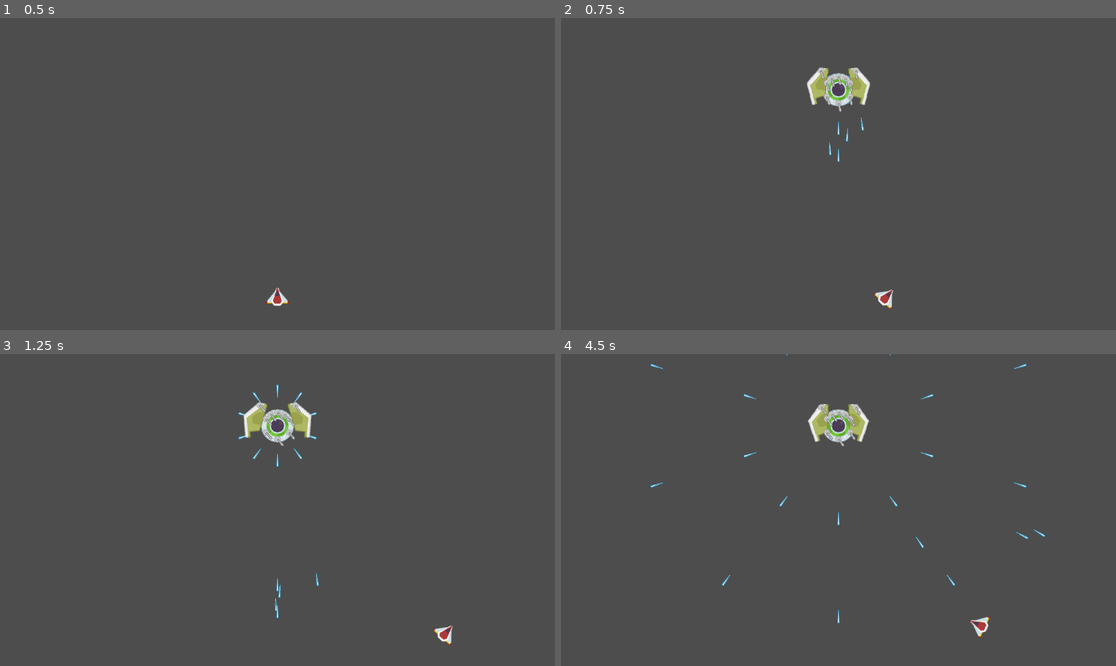
Above: before the commit, frames 1-4 (two rows, left to right).
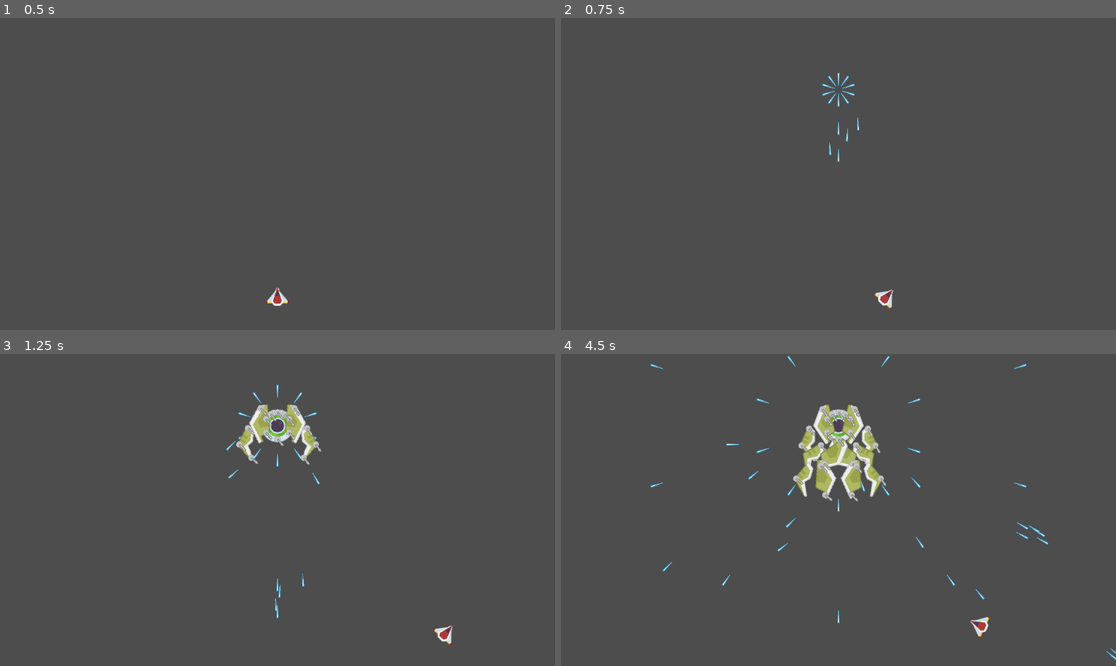
Above: after the commit, the same moments.

Repository: Noxalus/GMTK-2024
Game: Godot game, scene res://scenes/game.tscn
Two runs of this game, one before a commit and one after it. Both use one fixed random seed, a clock stepped at 60 frames per second and the inputs below.
Inputs (mouse positions are in pixels of both pictures, inside the frame that each line leads up to):
- Up to frame 1 (0.5 s): no input
- Up to frame 2 (0.75 s): tap Enter at 0.5 s; move the mouse to (960, 158) at 0.52 s; hold D (move_right) from 0.53 s (still down); tap Page Up (next_boss, bound only after the commit) at 0.6 s
- Up to frame 3 (1.25 s): keep holding D (move_right)
- Up to frame 4 (4.5 s): move the mouse to (727, 525) at 1.27 s; release D (move_right) at 1.28 s; hold S (move_down) 1.28-2.03 s; tap Shift (focus) at 1.35, 4.35 s; tap Page Up (next_boss, bound only after the commit) at 1.55, 2.3, 2.85, 3.6 s; move the mouse to (894, 441) at 2.02 s; press the mouse at (894, 441) at 2.03 s; hold D (move_right) 2.03-2.78 s; move the mouse to (810, 572) at 2.77 s; release the mouse at (810, 572) at 2.78 s; hold W (move_up) 2.78-3.53 s; move the mouse to (1005, 556) at 3.52 s; hold A (move_left) from 3.53 s (still down); move the mouse to (672, 463) at 4.27 s

Frame 1 is identical in both runs. In frame 2, 1.0% of the frame differs, in the area x 44-56%, y 15-37%; in frame 3, 1.1%; in frame 4, 3.0%, in the area x 18-100%, y 0-98%.

Commit message:
We can now destroy boss part.

Diff:
--- a/forever-warning/project.godot
+++ b/forever-warning/project.godot
@@ -18,6 +18,10 @@
 [autoload]
 
 game="*res://scripts/game.gd"
+
+[global_group]
+
+damageable=""
 
 [input]
 
@@ -90,6 +94,11 @@
 "events": [Object(InputEventJoypadMotion,"resource_local_to_scene":false,"resource_name":"","device":-1,"axis":3,"axis_value":1.0,"script":null)
 ]
 }
+next_boss={
+"deadzone": 0.5,
+"events": [Object(InputEventKey,"resource_local_to_scene":false,"resource_name":"","device":-1,"window_id":0,"alt_pressed":false,"shift_pressed":false,"ctrl_pressed":false,"meta_pressed":false,"pressed":false,"keycode":0,"physical_keycode":4194323,"key_label":0,"unicode":0,"location":0,"echo":false,"script":null)
+]
+}
 
 [rendering]
 
--- a/forever-warning/scenes/boss_part_1.tscn
+++ b/forever-warning/scenes/boss_part_1.tscn
@@ -11,7 +11,7 @@
 [sub_resource type="CircleShape2D" id="CircleShape2D_5k5nc"]
 radius = 19.2
 
-[node name="Part_1" type="Area2D"]
+[node name="Part_1" type="Area2D" groups=["damageable"]]
 script = ExtResource("1_defys")
 
 [node name="WingGreen0" type="Sprite2D" parent="."]
--- a/forever-warning/scenes/boss_part_2.tscn
+++ b/forever-warning/scenes/boss_part_2.tscn
@@ -14,7 +14,7 @@
 [sub_resource type="CircleShape2D" id="CircleShape2D_5d5ad"]
 radius = 7.0
 
-[node name="Part_2" type="Area2D"]
+[node name="Part_2" type="Area2D" groups=["damageable"]]
 script = ExtResource("1_ffdgn")
 
 [node name="WingGreen0" type="Sprite2D" parent="."]
--- a/forever-warning/scripts/boss_core.gd
+++ b/forever-warning/scripts/boss_core.gd
@@ -67,6 +67,11 @@
 
 	if instanciated_boss_parts.size() == 0:
 		spawn_core_weapons()
+	else:
+		# reset all boss parts
+		for part in instanciated_boss_parts:
+			part[0].setup()
+			part[1].setup()
 
 	spawn_new_parts()
 
@@ -89,7 +94,7 @@
 
 	# apply a random rotation on the new part
 	var random_rotation = game.rng().randf_range(-random_slot[0].angle_amplitude, random_slot[0].angle_amplitude)
-	var random_rotation_speed = game.rng().randf_range(0.1, 0.5)
+	var random_rotation_speed = game.rng().randf_range(0.01, 0.05)
 	# TODO: should depends on the slot instead
 	var random_angle_amplitude = game.rng().randf_range(0.0, random_slot[0].angle_amplitude)
 	boss_part_left.set_base_angle(-random_rotation)
@@ -98,6 +103,9 @@
 	boss_part_right.set_rotation_speed(random_rotation_speed)
 	boss_part_left.set_angle_amplitude(random_angle_amplitude)
 	boss_part_right.set_angle_amplitude(random_angle_amplitude)
+
+	boss_part_left.setup()
+	boss_part_right.setup()
 
 	spawn_new_weapons(boss_part_left, boss_part_right)
 
--- a/forever-warning/scripts/boss_part.gd
+++ b/forever-warning/scripts/boss_part.gd
@@ -1,10 +1,15 @@
 extends Area2D
 
 @export var base_rotation_speed: float = 5.0
+@export var base_life: int = 10
 
 @onready var boss_parts_slots = $BossPartSlots
 @onready var boss_weapons_slots = $BossWeaponSlots
 
+signal died_signal
+
+var life
+var is_dead = true # dead by default
 var base_angle = 0.0
 var base_min_angle = 0.0
 var base_max_angle = 0.0
@@ -15,6 +20,7 @@
 
 func _ready():
 	rotation_speed = base_rotation_speed
+	life = base_life
 
 func is_flipped():
 	return scale.x == -1
@@ -22,7 +28,17 @@
 func flip():
 	scale.x = -1
 
+func is_alive():
+	return not is_dead
+
+func setup():
+	life = base_life
+	is_dead = false
+	visible = true
+
 func _physics_process(delta):
+	if is_dead:
+		return
 
 	if base_min_angle < 0.0 and base_max_angle > 0.0:
 		var flip_factor = 1
@@ -44,6 +60,13 @@
 
 		rotate(rotation_speed * flip_factor * clockwise_factor * delta)
 
+func damage(amount: int):
+	life -= amount
+	if life < 0:
+		visible = false
+		is_dead = true
+		died_signal.emit()
+
 func set_base_angle(angle: float):
 	base_angle = angle
 	rotation = base_angle
@@ -61,7 +84,7 @@
 		is_rotating_clockwise = true
 
 func set_rotation_speed(speed: float):
-	rotation_speed = 5
+	rotation_speed = speed
 
 func find_unoccupied_part_slots():
 	var parts = []
--- a/forever-warning/scripts/game.gd
+++ b/forever-warning/scripts/game.gd
@@ -18,6 +18,10 @@
 
 func _ready():
 	spawn_new_boss()
+
+func _process(delta):
+	if Input.is_action_just_pressed("next_boss") and boss != null:
+		boss.damage(9999)
 
 func spawn_new_boss():
 	if boss == null:
--- a/forever-warning/scripts/player.gd
+++ b/forever-warning/scripts/player.gd
@@ -65,6 +65,7 @@
 	previous_mouse_position = mouse_position
 
 func damage(amount: int):
-	life -= amount
-	if life < 0:
-		queue_free()
+	pass
+	#life -= amount
+	#if life < 0:
+		#queue_free()
